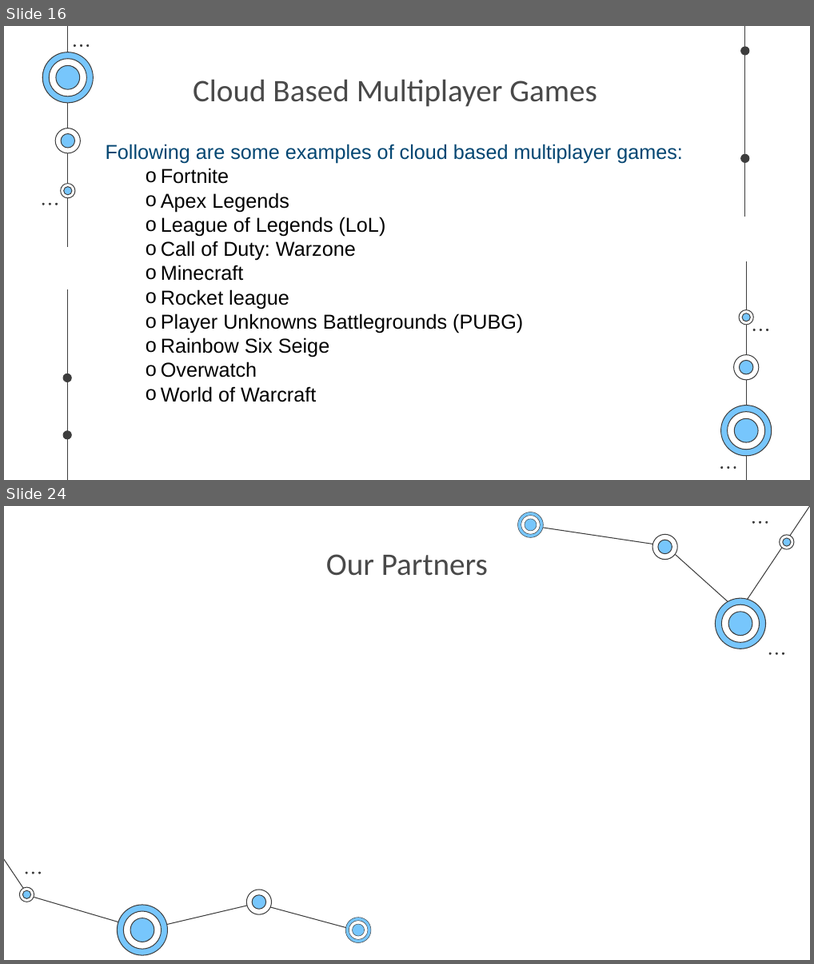
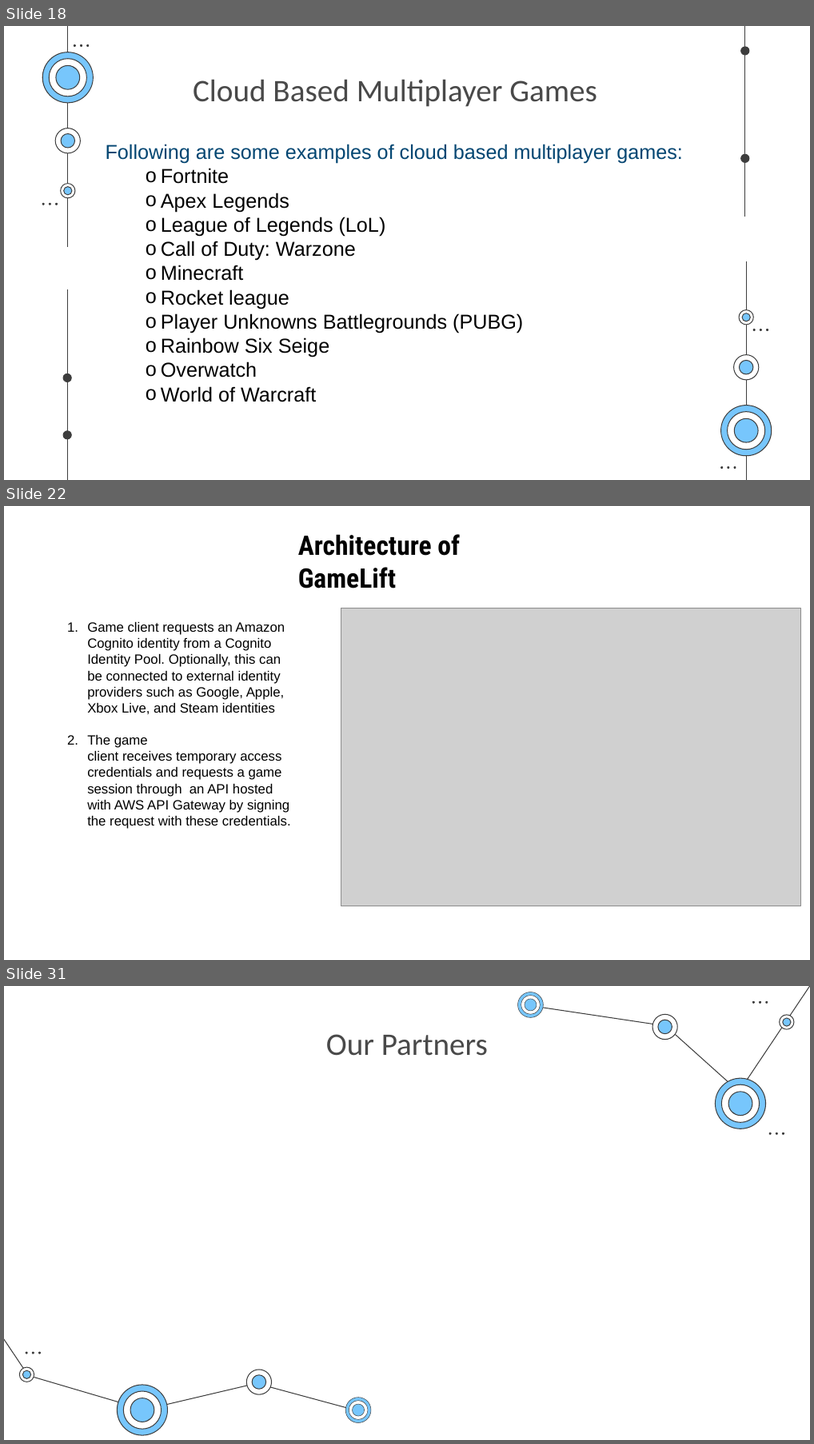
Before and after one commit to SaurabhYadav388/misc_works, a slide deck: Cloud_PPT/Shosau.pptx. Shown one above the other, each under a label of ours: slides 16 and 24 before the commit, slides 18, 22 and 31 after it; the slides between them are not shown. The pictures are 814x964 and 814x1444 pixels, drawn with LibreOffice and Linux fonts; fonts in the diff are those of the drawing; grey boxes stand for pictures. Boxes give left, top, right and bottom in pixels: in the first picture for what was removed or moved away, otherwise in the second. Text is boxed around its words. In the diff, an @@ line names an element or a change of style, - is before the commit and + after.

```diff
--- a/Cloud_PPT/Shosau.pptx
+++ b/Cloud_PPT/Shosau.pptx
@@ slide 22 added at (4,506,810,960), background #FFFFFF @@
@@ text added at (298,534,460,588), 24 pt, text #000000, bold @@
+Architecture of GameLift
@@ text added at (87,622,291,828), 12 pt, text #000000 @@
+1. Game client requests an Amazon Cognito identity from a Cognito Identity Pool. Optionally, this can be connected to external identity providers such as Google, Apple, Xbox Live, and Steam identities
+2. The game client receives temporary access credentials and requests a game session through an API hosted with AWS API Gateway by signing the request with these credentials.
@@ picture added at (341,608,802,906) @@
@@ what was slide 16 is now slide 18 @@
@@ what was slide 24 is now slide 31 @@
```
Also in this commit, not shown: 3 slides changed, 12 other slides added, 6 slides removed, 1 other file.
